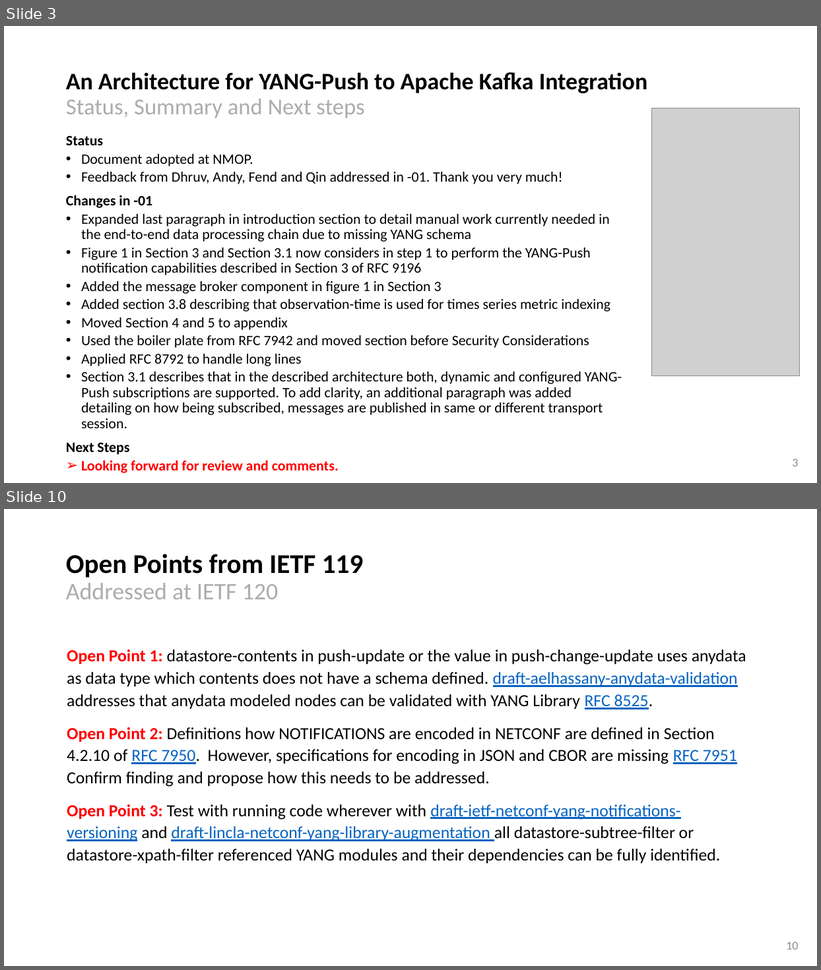
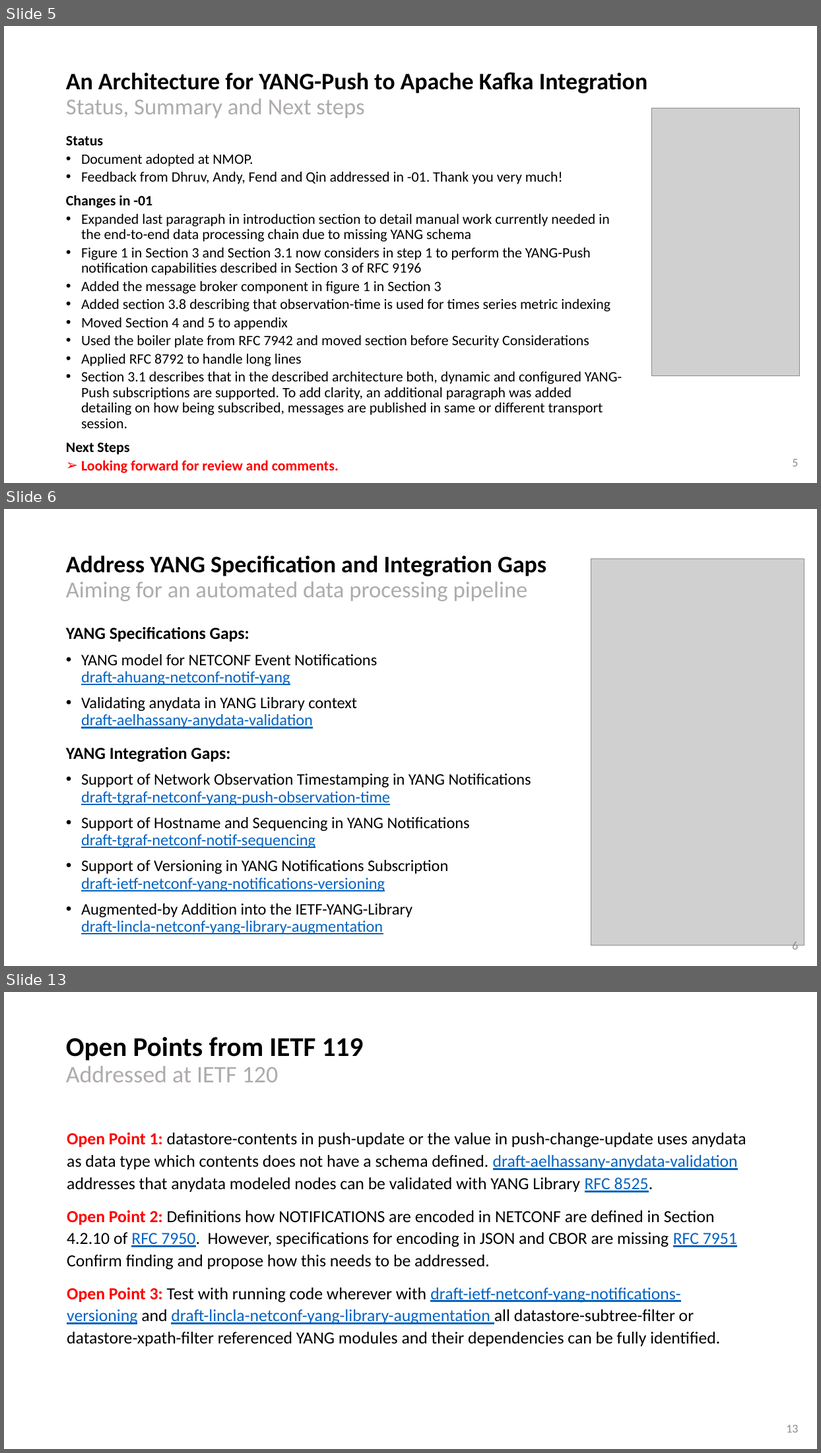
Before and after one commit to network-analytics/ietf-network-analytics-document-status, a slide deck: 120/NMOP/draft-ietf-nmop-yang-message-broker-integration.pptx. Shown one above the other, each under a label of ours: slides 3 and 10 before the commit, slides 5, 6 and 13 after it; the slides between them are not shown. The pictures are 821x970 and 821x1453 pixels, drawn with LibreOffice and Linux fonts; fonts in the diff are those of the drawing; grey boxes stand for pictures. Boxes give left, top, right and bottom in pixels: in the first picture for what was removed or moved away, otherwise in the second. Text is boxed around its words. In the diff, an @@ line names an element or a change of style, - is before the commit and + after.

Commit message:
YANG-Push slides for netconf and nmop

```diff
--- a/120/NMOP/draft-ietf-nmop-yang-message-broker-integration.pptx
+++ b/120/NMOP/draft-ietf-nmop-yang-message-broker-integration.pptx
@@ slide 6 added at box(4, 509, 817, 966), background #FFFFFF @@
@@ title added at box(66, 555, 547, 601), 28 pt, text #000000, bold @@
+Address YANG Specification and Integration Gaps
+Aiming for an automated data processing pipeline
@@ picture added at box(591, 559, 805, 946) @@
@@ text added at box(66, 627, 531, 918), 19 pt, text #000000 @@
+YANG Specifications Gaps:
+• YANG model for NETCONF Event Notifications
+  draft-ahuang-netconf-notif-yang
+• Validating anydata in YANG Library context
+  draft-aelhassany-anydata-validation
+YANG Integration Gaps:
+• Support of Network Observation Timestamping in YANG Notifications
+  draft-tgraf-netconf-yang-push-observation-time
+• Support of Hostname and Sequencing in YANG Notifications
+  draft-tgraf-netconf-notif-sequencing
+• Support of Versioning in YANG Notifications Subscription
+  draft-ietf-netconf-yang-notifications-versioning
+• Augmented-by Addition into the IETF-YANG-Library
+  draft-lincla-netconf-yang-library-augmentation
@@ page number added at box(792, 942, 798, 953), 14 pt, text #8C8C8C @@
+6
@@ what was slide 3 is now slide 5 @@
@@ page number at box(792, 459, 798, 467): text changed @@
-3
+5
@@ what was slide 10 is now slide 13 @@
@@ page number at box(786, 1425, 798, 1433): text changed @@
-10
+13
```
Also in this commit, not shown: 8 slides changed, 6 other slides added, 3 other files.
